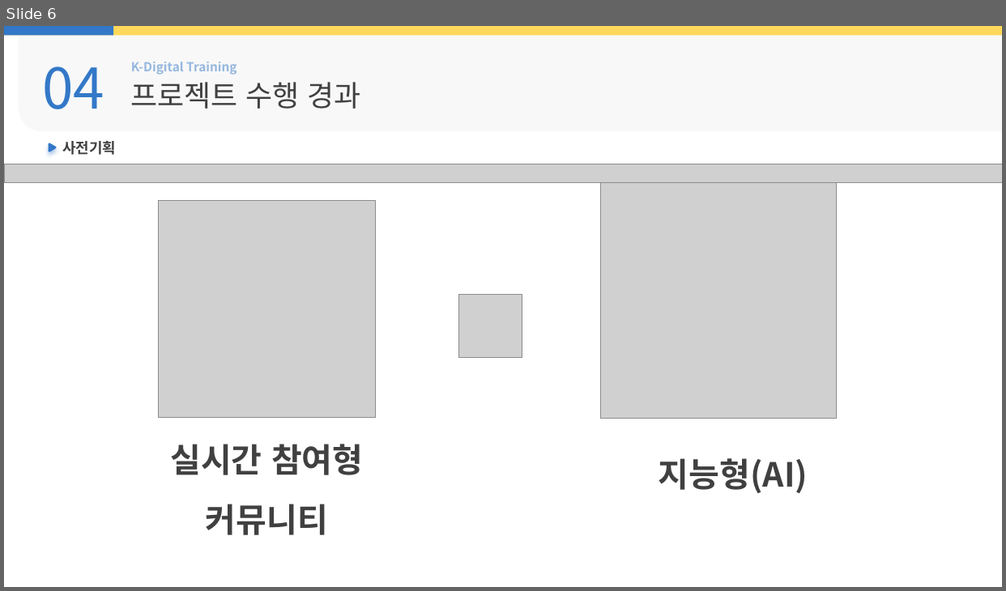
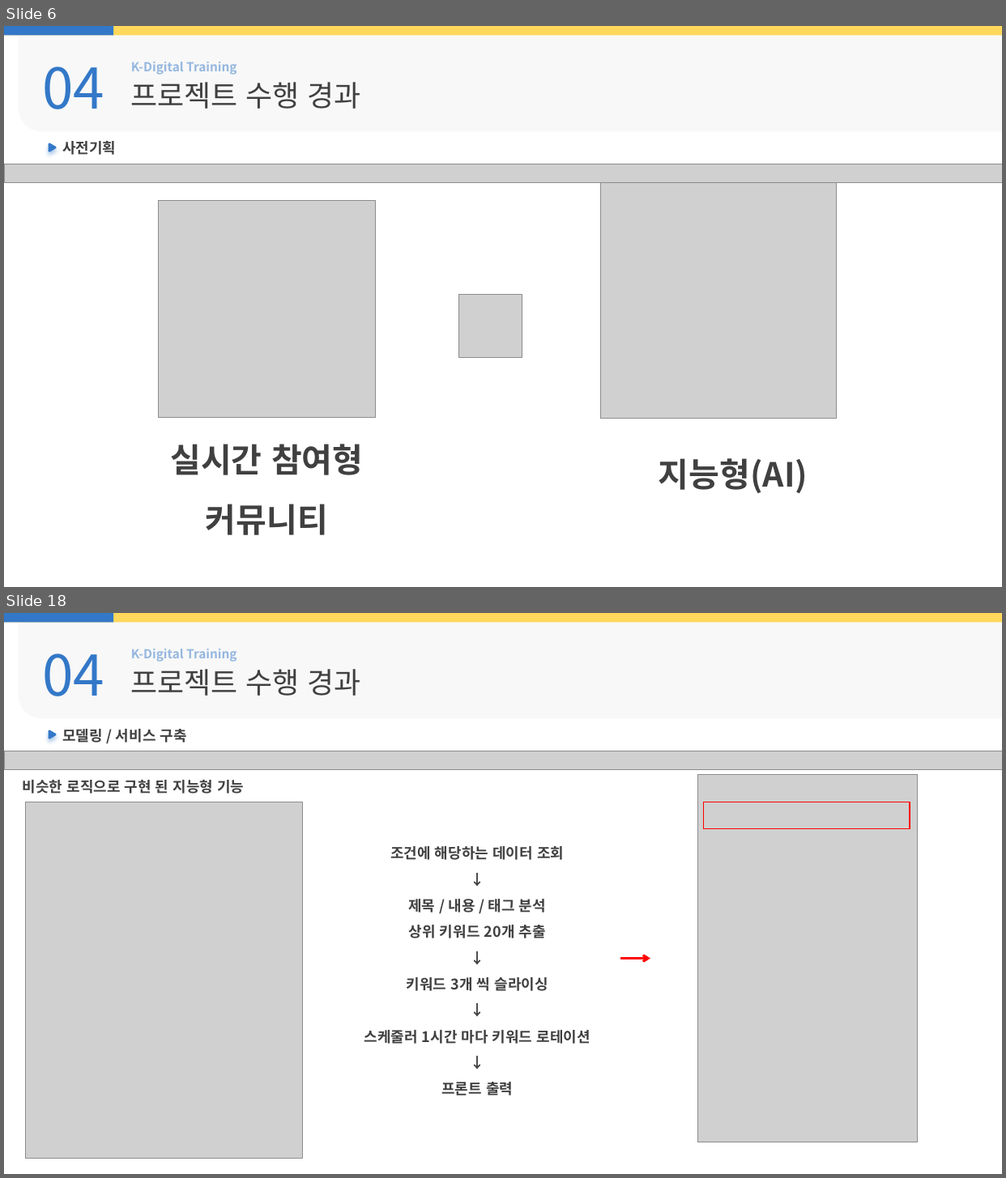
Before and after one commit to ekaxoddltka-source/flaskproject, a slide deck: html변환전/ppt/01.중간발표양식.pptx. Shown one above the other, each under a label of ours: slide 6 before the commit, slides 6 and 18 after it; the slides between them are not shown. The pictures are 1006x591 and 1006x1178 pixels, drawn with LibreOffice and Linux fonts; fonts in the diff are those of the drawing; grey boxes stand for pictures; background and template pictures are left out. Boxes give left, top, right and bottom in pixels: in the first picture for what was removed or moved away, otherwise in the second. Text is boxed around its words. In the diff, an @@ line names an element or a change of style, - is before the commit and + after.

```diff
--- a/html변환전/ppt/01.중간발표양식.pptx
+++ b/html변환전/ppt/01.중간발표양식.pptx
@@ slide 18 added at (4,613,1002,1174), background #FFFFFF @@
@@ rectangle added at (4,613,1002,622), fill #FFD85C @@
@@ rectangle added at (4,613,113,622), fill #3378C8 @@
@@ round rect added at (19,619,1002,719), fill #F2F2F2 at 50% opacity @@
@@ text added at (42,653,104,696), 54 pt, text #3378C8 @@
+04
@@ text added at (131,649,236,662), 12 pt, text #3378C8 at 50% opacity, bold @@
+K-Digital Training
@@ text added at (131,669,361,696), 28 pt, text #404040 @@
+프로젝트 수행 경과
@@ freeform shape added at (49,730,57,739), fill #3378C8 @@
@@ text added at (62,729,187,743), 14 pt, text #404040, bold @@
+모델링 / 서비스 구축
@@ picture added at (4,751,1002,770) @@
@@ text added at (23,780,244,794), 14 pt, text #404040, bold @@
+비슷한 로직으로 구현 된 지능형 기능
@@ picture added at (698,775,918,1142) @@
@@ picture added at (26,802,303,1158) @@
@@ rectangle added at (703,802,910,828), outline #FF0000 1 pt @@
@@ text added at (364,846,590,1096), 14 pt, text #404040, bold @@
+조건에 해당하는 데이터 조회
+↓
+제목 / 내용 / 태그 분석
+상위 키워드 20개 추출
+↓
+키워드 3개 씩 슬라이싱
+↓
+스케줄러 1시간 마다 키워드 로테이션
+↓
+프론트 출력
@@ arrow added from (621, 959) to (651, 959), #FF0000 2.25 pt @@
```
Also in this commit, not shown: 3 slides changed, 11 other slides added, 2 other files.
